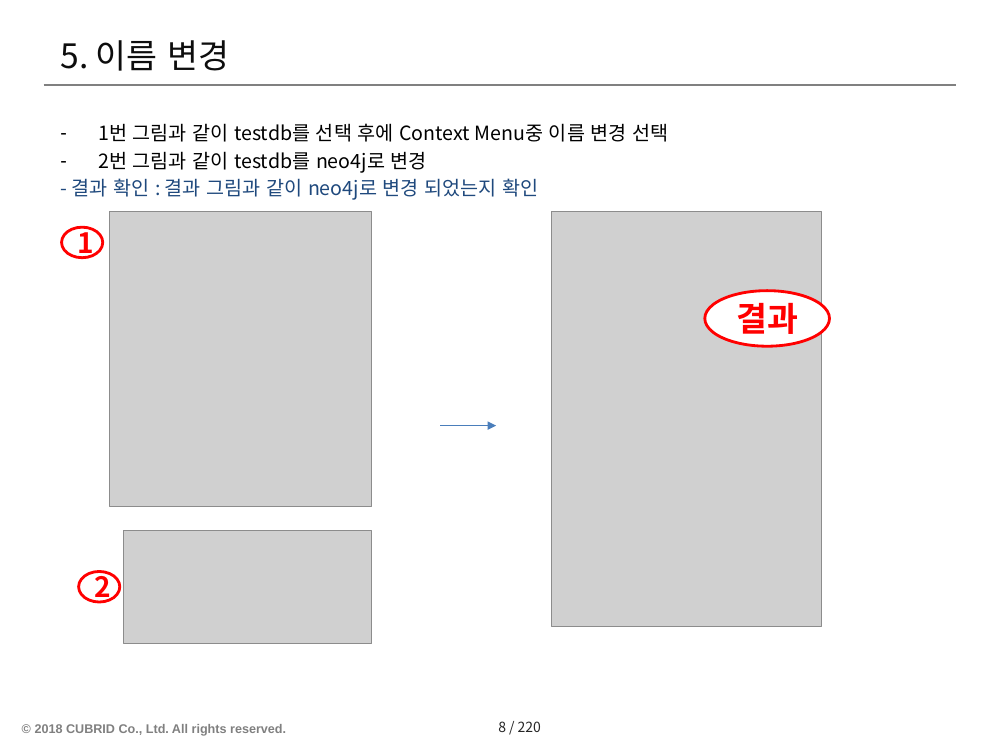
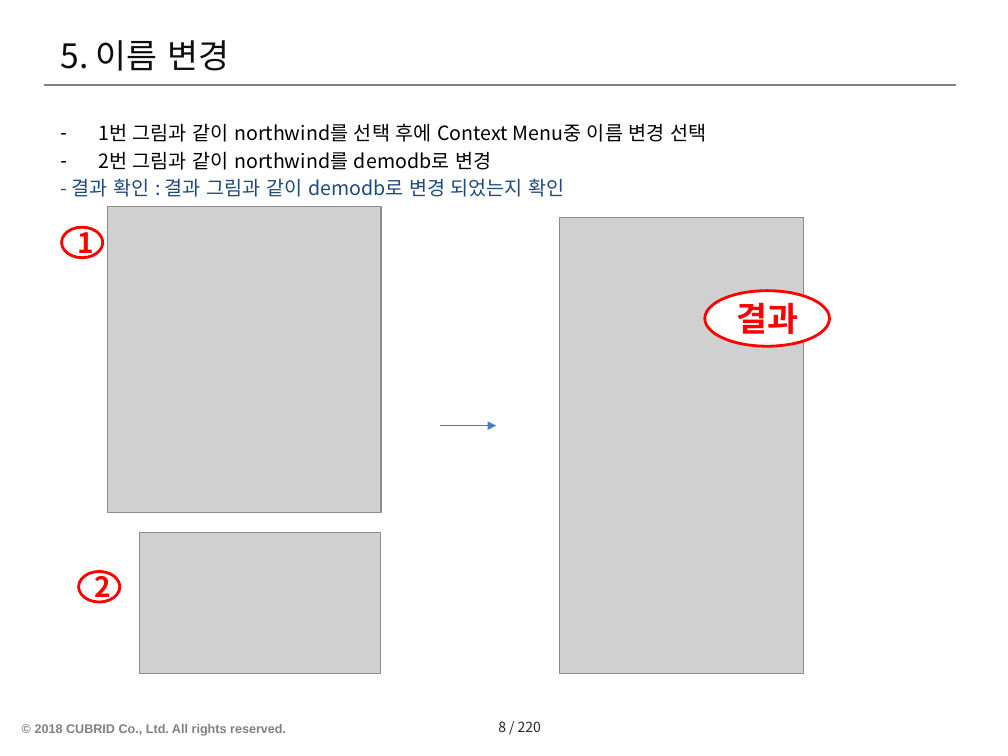
Before and after one commit to postech-dblab-iitp/visual-tool, a slide deck: slide 9 of ViT_docs/Test scenario-ViT/No.1-연결탐색기(Database Navigator).pptx. Drawn at 1008x756 pixels with LibreOffice and Linux fonts; fonts in the diff are those of the drawing; grey boxes stand for pictures; background and template pictures are left out. Boxes give left, top, right and bottom in pixels: in the first picture for what was removed or moved away, otherwise in the second. Text is boxed around its words. In the diff, an @@ line names an element or a change of style, - is before the commit and + after.

```diff
--- a/ViT_docs/Test scenario-ViT/No.1-연결탐색기(Database Navigator).pptx
+++ b/ViT_docs/Test scenario-ViT/No.1-연결탐색기(Database Navigator).pptx
@@ text at <box>72,123,706,197</box>: text changed @@
-– 1번 그림과 같이 testdb를 선택 후에 Context Menu중 이름 변경 선택
-– 2번 그림과 같이 testdb를 neo4j로 변경
-- 결과 확인 : 결과 그림과 같이 neo4j로 변경 되었는지 확인
+– 1번 그림과 같이 northwind를 선택 후에 Context Menu중 이름 변경 선택
+– 2번 그림과 같이 northwind를 demodb로 변경
+- 결과 확인 : 결과 그림과 같이 demodb로 변경 되었는지 확인
@@ picture: place and size @@
-picture at <box>110,212,372,507</box>
+picture at <box>107,206,381,512</box>
@@ picture: place and size @@
-picture at <box>551,212,822,626</box>
+picture at <box>559,218,803,674</box>
@@ picture: place and size @@
-picture at <box>124,531,372,644</box>
+picture at <box>140,532,381,674</box>
```
Also in this commit, not shown: 9 other slides changed, 5 other files.
